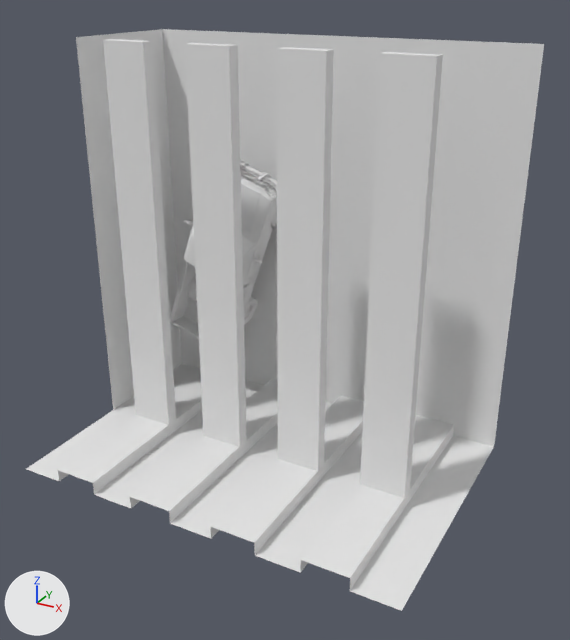
The OBJ model meshes/cube.obj, before and after one commit.
Before and after are seen from a 50 mm camera at (82.3, -108.8, 68.2) aimed at (33.8, -20.6, 24.1). The lights are fixed; the arrows at lower left show +X, +Y and +Z. Where no turn or scale is listed for an object, it has been applied to the vertices.
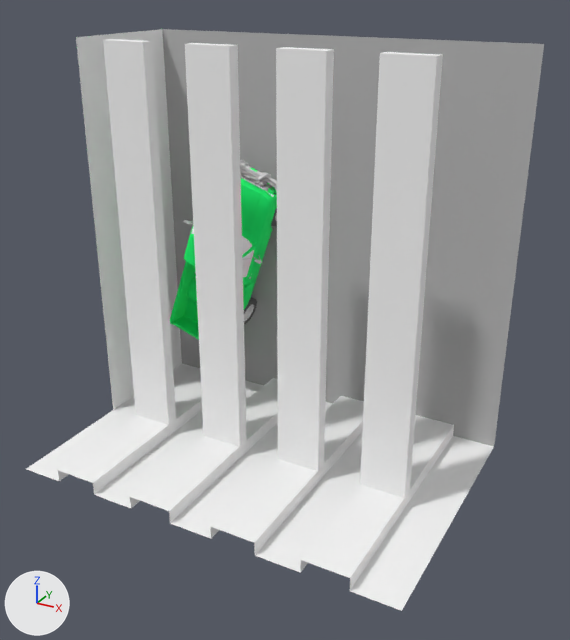
Location of each change, [x1, y1, x2, y2] in pixels of the pictures (570 x 640 px):
part 1 of me_cube, recoloured (grey to green)
    both: [170, 168, 277, 340]
part 2 of me_cube, recoloured
    both: [191, 193, 274, 277]
part 3 of me_cube, recoloured
    both: [241, 173, 277, 226]
part 4 of me_cube, recoloured
    both: [244, 297, 257, 325]
part 5 of me_cube, recoloured
    both: [183, 160, 277, 321]
part 6 of me_cube, recoloured
    both: [26, 39, 494, 611]
part 7 of me_cube, recoloured
    both: [76, 29, 443, 487]
part 8 of me_cube, recoloured
    both: [109, 39, 441, 56]
part 9 of me_cube, recoloured
    both: [162, 29, 443, 422]
part 10 of me_cube, recoloured
    both: [163, 29, 544, 434]
part 11 of me_cube, recoloured
    both: [453, 47, 544, 446]

Patch to the scene script:
```diff
--- a/meshes/cube.obj.py
+++ b/meshes/cube.obj.py
@@ mat_wall @@
+mat_wall = principled_material('Wall')
+mat_wall.base_color = (0.933, 0.933, 0.933)  # white #f7f7f7
+mat_wall.roughness = 1.0
@@ mat_carpaint @@
+mat_carpaint = principled_material('Carpaint')
+mat_carpaint.base_color = (0.0, 1.0, 0.165)  # green #00ff71
+mat_carpaint.roughness = 0.859
@@ mat_rubber @@
+mat_rubber = principled_material('Rubber')
+mat_rubber.base_color = (0.133, 0.133, 0.133)  # dark grey #666666
+mat_rubber.roughness = 0.9
@@ mat_floor @@
+mat_floor = principled_material('Floor')
+mat_floor.base_color = (0.474, 0.474, 0.474)  # grey #b7b7b7
+mat_floor.roughness = 0.929
@@ mat_glass @@
+mat_glass = principled_material('Glass')
+mat_glass.base_color = (1.0, 1.0, 1.0)  # white #ffffff
+mat_glass.roughness = 0.684
@@ mat_chrome @@
+mat_chrome = principled_material('Chrome')
+mat_chrome.base_color = (0.816, 0.816, 0.816)  # white #e9e9e9
+mat_chrome.roughness = 0.9
@@ me_cube @@
 me_cube.from_pydata(...)  # 4476 vertices, 7066 faces; spans x 0.0..60.0, y -40.0..0.5, z 0.0..60.0
 # used by ob_cube; location = (0.0, 0.0, 0.0)
+# me_cube part 1: 4697 of the faces centred in x 3.0..23.9, y -10.8..-1.7, z 8.0..40.5 switch from mat_bump (white #e7e7e7) to mat_carpaint (green #00ff71)
+# me_cube part 2: 62 of the faces centred in x 9.1..23.3, y -9.7..-4.8, z 23.9..40.2 switch from mat_bump (white #e7e7e7) to mat_glass (white #ffffff)
+# me_cube part 3: 410 of the faces centred in x 11.0..23.8, y -5.4..0.5, z 31.1..39.8 switch from mat_bump (white #e7e7e7) to mat_rubber (dark grey #666666)
+# me_cube part 4: 406 of the faces centred in x 4.5..17.3, y -4.8..0.5, z 12.3..20.9 switch from mat_bump (white #e7e7e7) to mat_rubber (dark grey #666666)
+# me_cube part 5: 1337 of the faces centred in x 3.1..24.3, y -9.2..-0.6, z 7.7..41.6 switch from mat_bump (white #e7e7e7) to mat_chrome (white #e9e9e9)
+# me_cube part 6: 126 of the faces centred in x 0.0..57.8, y -34.0..0.0, z 0.0..21.3 switch from mat_wire_088144225 (white #e7e7e7) to mat_wall (white #f7f7f7)
+# me_cube part 7: 17 of the faces centred in x 0.0..53.3, y -22.0..-6.7, z 40.0..40.7 switch from mat_wire_088144225 (white #e7e7e7) to mat_wall (white #f7f7f7)
+# me_cube part 8: 8 of the faces centred in x 8.9..51.1, y -21.3..-20.7, z 60.0 switch from mat_wire_088144225 (white #e7e7e7) to mat_wall (white #f7f7f7)
+# me_cube part 9: the 1 face centred in x 17.8, y 0.0, z 20.0 switches from mat_wire_088144225 (white #e7e7e7) to mat_floor (grey #b7b7b7)
+# me_cube part 10: the 1 face centred in x 37.8, y 0.0, z 40.0 switches from mat_wire_088144225 (white #e7e7e7) to mat_floor (grey #b7b7b7)
+# me_cube part 11: the 1 face centred in x 57.8, y 0.0, z 20.0 switches from mat_wire_088144225 (white #e7e7e7) to mat_floor (grey #b7b7b7)
+me_cube.materials.append(mat_floor)  # grey #b7b7b7
```
